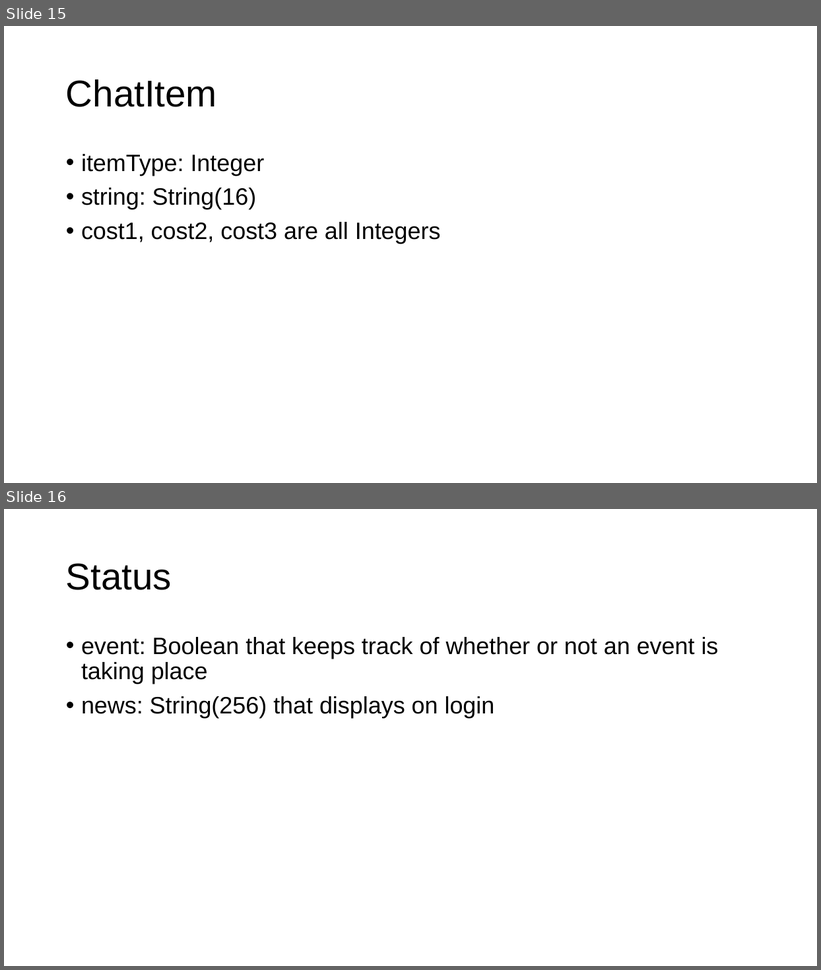
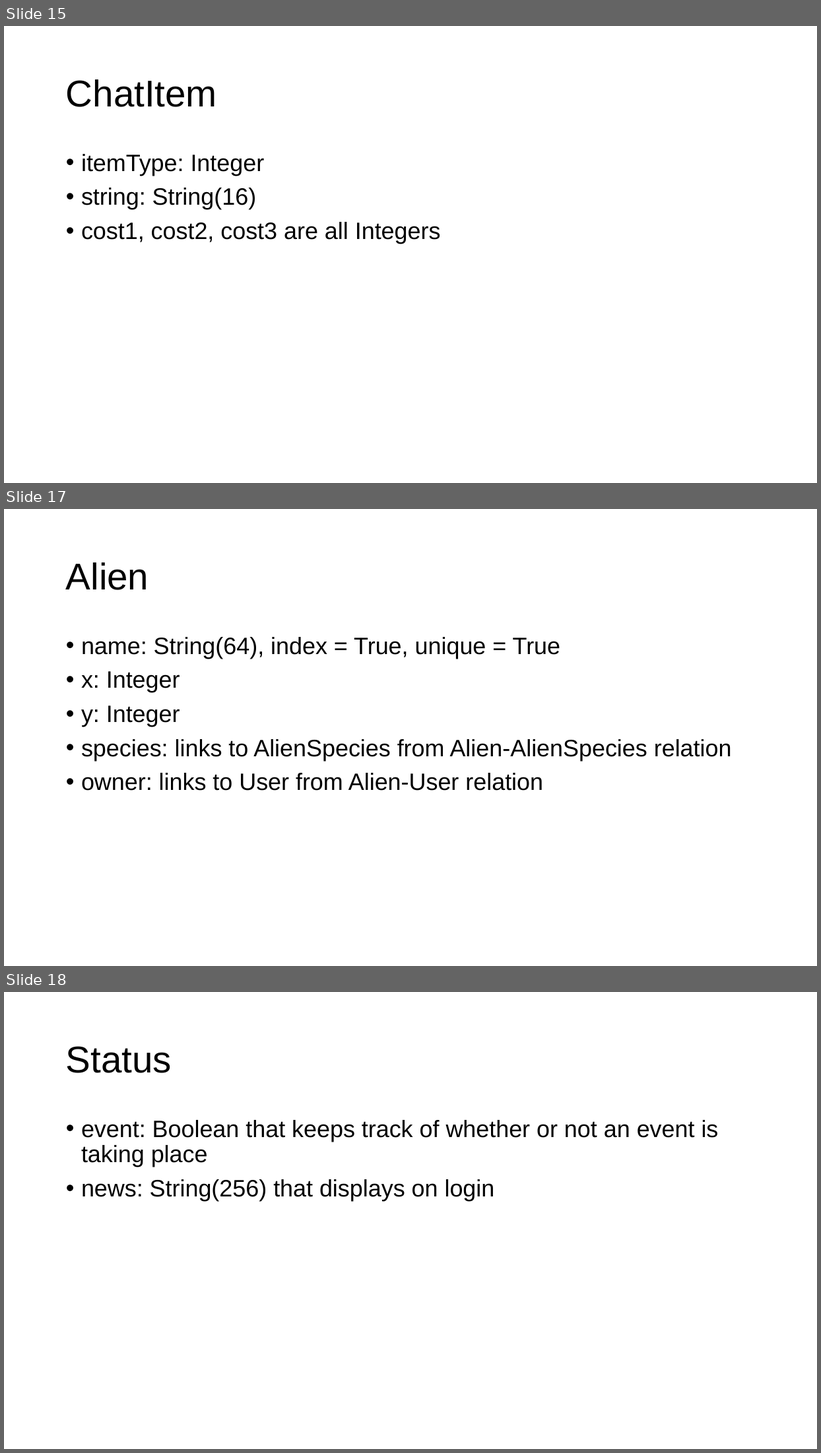
Before and after one commit to gmfk07/iu2018-backend, a slide deck: iu-spec-backend.pptx. Shown one above the other, each under a label of ours: slides 15 and 16 before the commit, slides 15, 17 and 18 after it; the slides between them are not shown. The pictures are 821x970 and 821x1453 pixels, drawn with LibreOffice and Linux fonts; fonts in the diff are those of the drawing. Boxes give left, top, right and bottom in pixels: in the first picture for what was removed or moved away, otherwise in the second. Text is boxed around its words. In the diff, an @@ line names an element or a change of style, - is before the commit and + after.

Commit message:
Added alien features

```diff
--- a/iu-spec-backend.pptx
+++ b/iu-spec-backend.pptx
@@ slide 17 added at [4, 509, 817, 966], background #FFFFFF @@
@@ title added at [66, 562, 149, 590], 44 pt, text #000000 @@
+Alien
@@ text added at [81, 637, 732, 791], 28 pt, text #000000 @@
+• name: String(64), index = True, unique = True
+• x: Integer
+• y: Integer
+• species: links to AlienSpecies from Alien-AlienSpecies relation
+• owner: links to User from Alien-User relation
@@ what was slide 16 is now slide 18 @@
```
Also in this commit, not shown: 3 other slides added, 4 other files.
